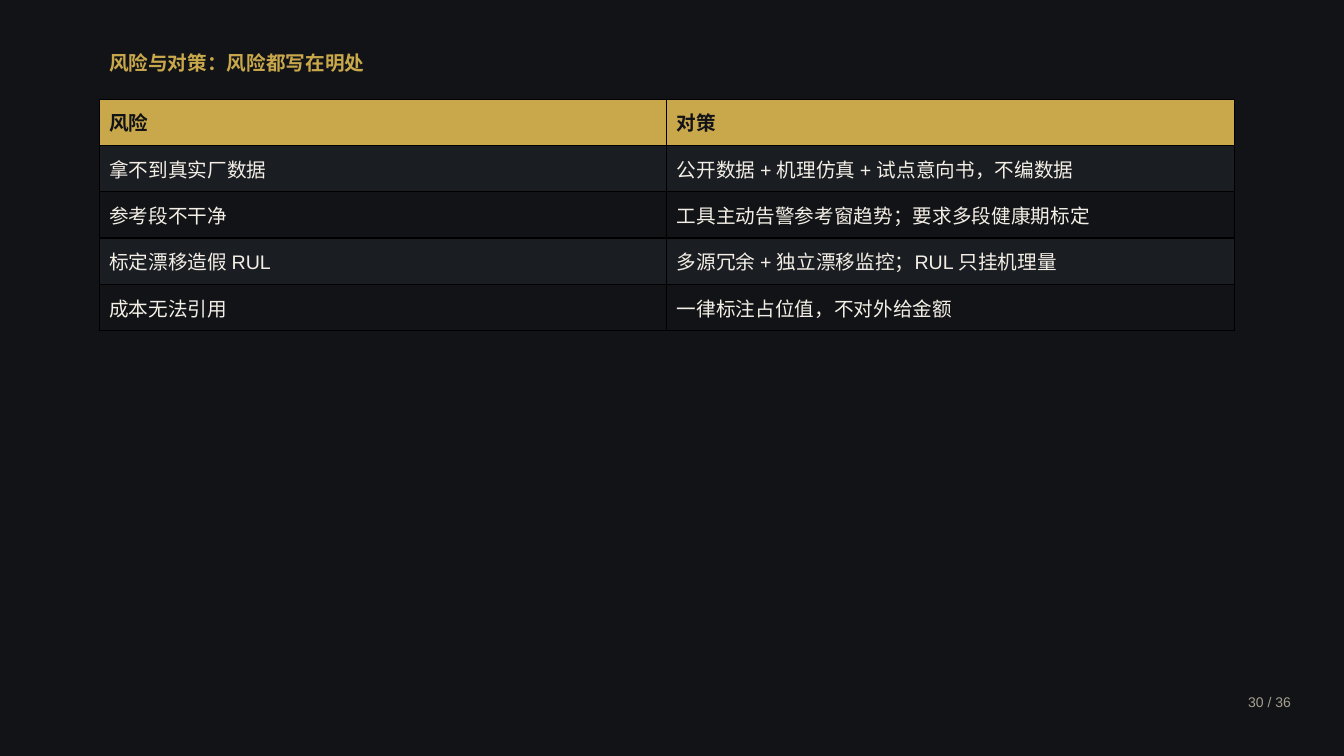
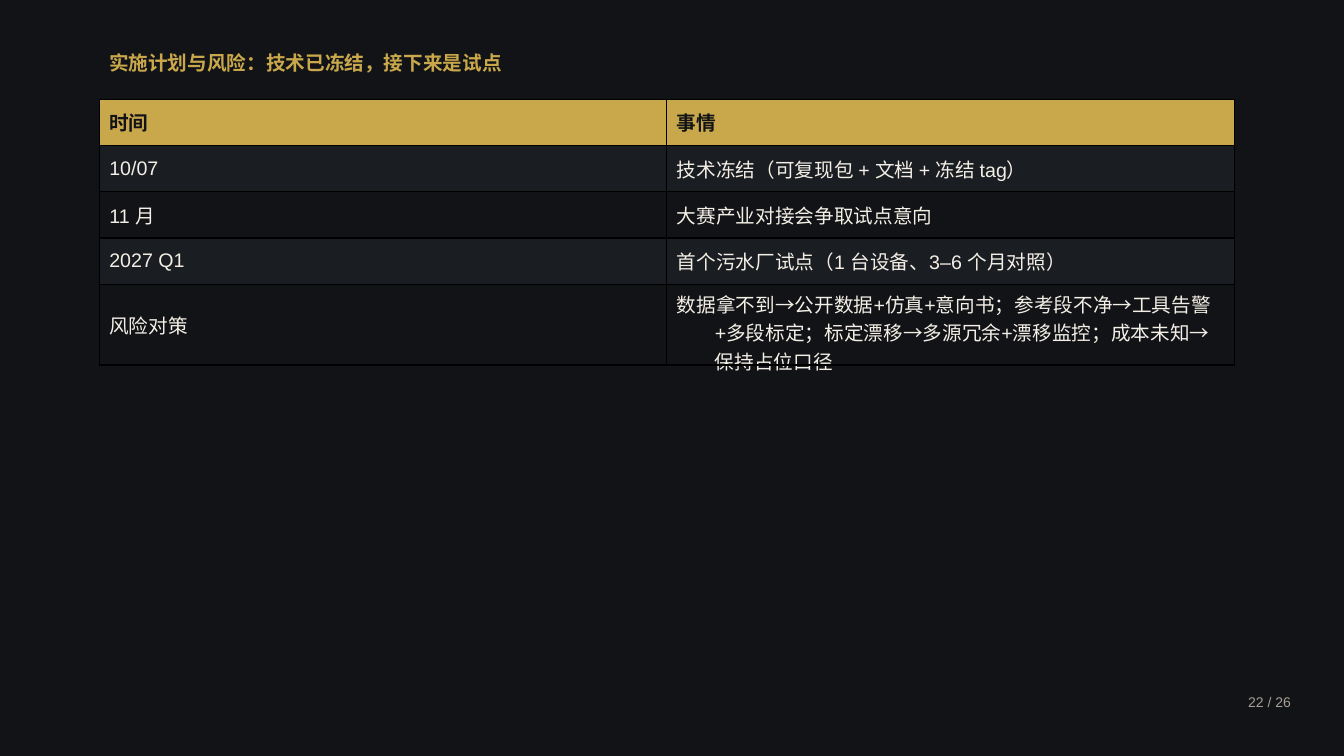
Before and after one commit to by739yang/BEWG_PdM, a slide deck: slide 26 of deliverables/ppt/澜脉_商业计划书.pptx (slide 40 before the commit). Drawn at 1344x756 pixels with LibreOffice and Linux fonts; fonts in the diff are those of the drawing. Boxes give left, top, right and bottom in pixels: in the first picture for what was removed or moved away, otherwise in the second. Text is boxed around its words. In the diff, an @@ line names an element or a change of style, - is before the commit and + after.

Commit message:
商业计划书压到 29 页并只留 pptx：内容页 25 + 4 页关键配图；删除 html/json；新增定稿脚本（生成到临时目录 → 只落 pptx → 注入配图 → 去重复收尾页 → 校验页数上限 30）

```diff
--- a/deliverables/ppt/澜脉_商业计划书.pptx
+++ b/deliverables/ppt/澜脉_商业计划书.pptx
@@ text at [109,53,502,73]: text changed @@
-风险与对策：风险都写在明处
+实施计划与风险：技术已冻结，接下来是试点
@@ table at [99,99,1234,375] @@
-row 1, column 1: 风险
+row 1, column 1: 时间
-row 1, column 2: 对策
+row 1, column 2: 事情
-row 2, column 1: 拿不到真实厂数据
+row 2, column 1: 10/07
-row 2, column 2: 公开数据 + 机理仿真 + 试点意向书，不编数据
+row 2, column 2: 技术冻结（可复现包 + 文档 + 冻结 tag）
-row 3, column 1: 参考段不干净
+row 3, column 1: 11 月
-row 3, column 2: 工具主动告警参考窗趋势；要求多段健康期标定
+row 3, column 2: 大赛产业对接会争取试点意向
-row 4, column 1: 标定漂移造假 RUL
+row 4, column 1: 2027 Q1
-row 4, column 2: 多源冗余 + 独立漂移监控；RUL 只挂机理量
+row 4, column 2: 首个污水厂试点（1 台设备、3–6 个月对照）
-row 5, column 1: 成本无法引用
+row 5, column 1: 风险对策
-row 5, column 2: 一律标注占位值，不对外给金额
+row 5, column 2: 数据拿不到→公开数据+仿真+意向书；参考段不净→工具告警+多段标定；标定漂移→多源冗余+漂移监控；成本未知→保持占位口径
@@ text at [1248,697,1291,707]: text changed @@
-30 / 36
+22 / 26
```
Also in this commit, not shown: 28 other slides changed, 18 slides removed, 5 other files.
